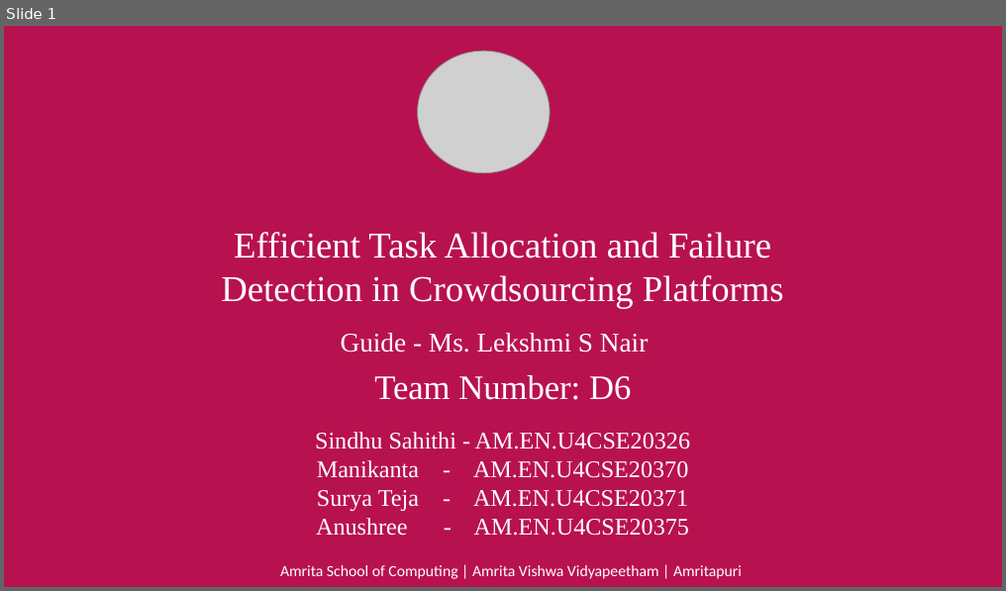
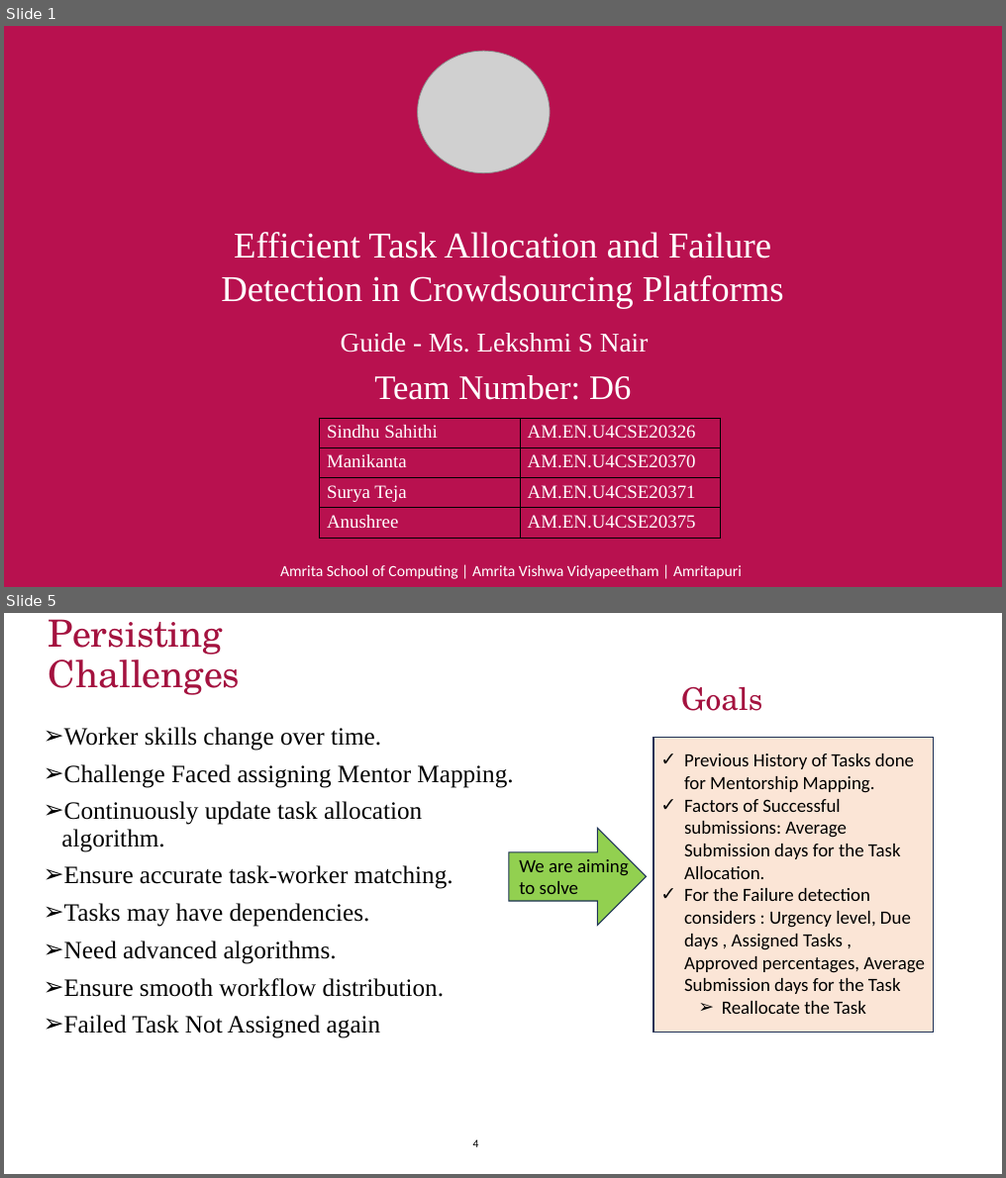
Before and after one commit to manikantathota23/Effective-Task-Allocation-and-Failure-detection, a slide deck: Documentation/First_review_D6.pptx. Shown one above the other, each under a label of ours: slide 1 before the commit, slides 1 and 5 after it; the slides between them are not shown. The pictures are 1006x591 and 1006x1178 pixels, drawn with LibreOffice and Linux fonts; fonts in the diff are those of the drawing; grey boxes stand for pictures; background and template pictures are left out. Boxes give left, top, right and bottom in pixels: in the first picture for what was removed or moved away, otherwise in the second. Text is boxed around its words. In the diff, an @@ line names an element or a change of style, - is before the commit and + after.

```diff
--- a/Documentation/First_review_D6.pptx
+++ b/Documentation/First_review_D6.pptx
@@ slide 5 added at (4, 613, 1002, 1174), background #FFFFFF @@
@@ title added at (49, 619, 241, 695), 36 pt, text #A4123F @@
+Persisting Challenges
@@ text added at (681, 686, 762, 711), 30 pt, text #A4123F @@
+Goals
@@ text added at (61, 727, 513, 1039), 24 pt, text #000000 @@
+➢ Worker skills change over time.
+➢ Challenge Faced assigning Mentor Mapping.
+➢ Continuously update task allocation algorithm.
+➢ Ensure accurate task-worker matching.
+➢ Tasks may have dependencies.
+➢ Need advanced algorithms.
+➢ Ensure smooth workflow distribution.
+➢ Failed Task Not Assigned again
@@ rectangle added at (653, 738, 934, 1033), fill #FBE5D6, outline #1E3256 1 pt @@
@@ text added at (684, 754, 925, 1014), 18 pt, text #000000 @@
+✓ Previous History of Tasks done for Mentorship Mapping.
+✓ Factors of Successful submissions: Average Submission days for the Task Allocation.
+✓ For the Failure detection considers : Urgency level, Due days , Assigned Tasks , Approved percentages, Average Submission days for the Task
+  ➢ Reallocate the Task
@@ right arrow added at (509, 828, 647, 925), fill #92D050, outline #1E3256 1 pt @@
@@ text added at (519, 857, 629, 894), 18 pt, text #000000 @@
+We are aiming to solve
@@ text added at (473, 1140, 479, 1148), 11 pt, text #000000 @@
+4
@@ slide 1 changed as well @@
@@ text at (315, 432, 690, 536): paragraphs removed @@
-Sindhu Sahithi - AM.EN.U4CSE20326
-Manikanta - AM.EN.U4CSE20370
-Surya Teja - AM.EN.U4CSE20371
-Anushree - AM.EN.U4CSE20375
@@ table added at (319, 418, 721, 538), 4 rows, 2 columns @@
+Sindhu Sahithi | AM.EN.U4CSE20326
+Manikanta | AM.EN.U4CSE20370
+Surya Teja | AM.EN.U4CSE20371
+Anushree | AM.EN.U4CSE20375
```
Also in this commit, not shown: 4 other slides changed, 14 other slides added, 11 slides removed, 2 other files.
